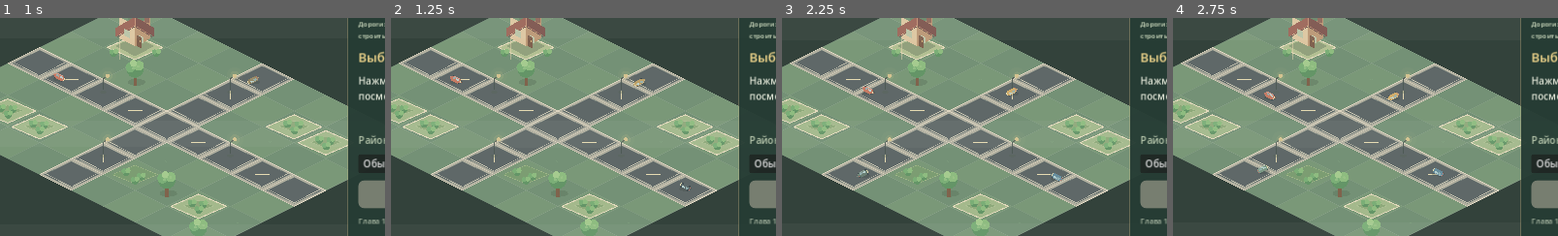
Above: before the commit, frames 1-4 (left to right).
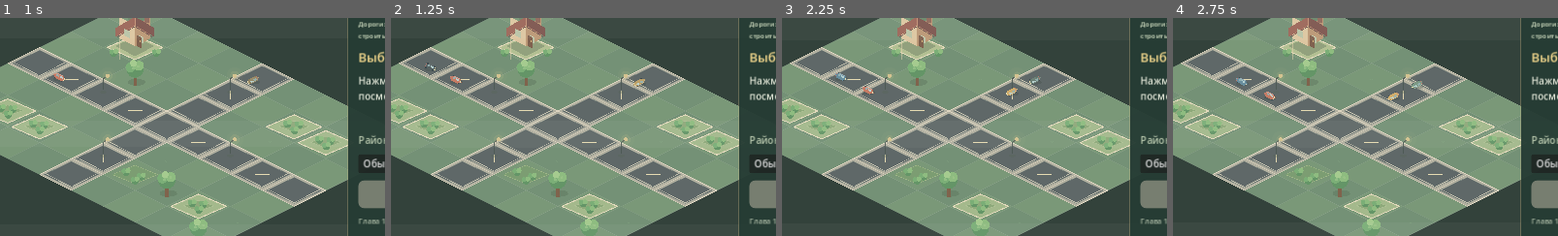
Above: after the commit, the same moments.

Repository: wellbi-creator/rayon-za-rubl
Game: Godot game, scene res://scenes/main.tscn
Two runs of this game, one before a commit and one after it. Both use one fixed random seed, a clock stepped at 60 frames per second and the inputs below.
Inputs (mouse positions are % of the whole screen's width and height, from its top left):
- Up to frame 1 (1 s): move the mouse to (72, 45) at 0.52 s; hold D from 0.53 s (still down); click (72, 45) at 0.67 s
- Up to frame 2 (1.25 s): keep holding D
- Up to frame 3 (2.25 s): release D at 1.25 s; click "ЖУРНАЛ" at 1.25 s; click "СЛУЖБЫ" at 2 s
- Up to frame 4 (2.75 s): no input
The pictures show only the part of the screen within x 28-78%, y 28-78%; the shares and areas given below are measured in that part.

Frame 1 is identical in both runs. In frame 2, less than 0.1% of the frame differs, in the area x 8-78%, y 20-80%; in frame 3, 0.2%; in frame 4, 0.3%, in the area x 16-71%, y 27-73%.

Commit message:
M5.3: make traffic follow the evolving road network (#70)
* M5.3: expose road network terminal cells

* M5.3: route traffic between live road endpoints

* M5.3: preserve initial cross traffic directions

* M5.3: record dynamic road traffic routing

* M5.3: document dynamic traffic routing

* M5.3: keep terminal route indices integer typed

Diff:
--- a/scripts/world/isometric_district_world.gd
+++ b/scripts/world/isometric_district_world.gd
@@ -74,16 +74,30 @@
 	camera.zoom = Vector2(zoom_value, zoom_value)
 	queue_redraw()
 
+func _get_demo_traffic_route(seed: int) -> Array[Vector2]:
+	var endpoints := road_path_network.get_road_endpoints()
+	var empty_route: Array[Vector2] = []
+	if endpoints.size() < 2:
+		return empty_route
+	var start_index := posmod(seed, endpoints.size())
+	var end_index := posmod(start_index + maxi(1, int(endpoints.size() / 2)), endpoints.size())
+	if endpoints.size() == 4:
+		# Keep the original horizontal and vertical showcase flows on the initial cross.
+		var starts := [1, 2, 0, 3]
+		var finishes := [2, 1, 3, 0]
+		start_index = starts[posmod(seed, 4)]
+		end_index = finishes[posmod(seed, 4)]
+	if start_index == end_index:
+		end_index = (start_index + 1) % endpoints.size()
+	return get_transport_route(endpoints[start_index], endpoints[end_index])
+
 func _initialize_demo_traffic() -> void:
-	# Showcase traffic uses the road graph only; it never changes game or save data.
-	var horizontal_route := get_transport_route(Vector2i(0, 3), Vector2i(8, 3))
-	var vertical_route := get_transport_route(Vector2i(4, 0), Vector2i(4, 6))
-	if horizontal_route.size() >= 2:
-		_add_demo_vehicle(horizontal_route, 1, 48.0, Color("#c46f55"), 7.0, 0.0, 0)
-		_add_demo_vehicle(horizontal_route, -1, 44.0, Color("#5b8497"), 7.0, 1.2, 1)
-	if vertical_route.size() >= 2:
-		_add_demo_vehicle(vertical_route, 1, 42.0, Color("#d0a85e"), 7.0, 0.6, 2)
-		_add_demo_vehicle(vertical_route, -1, 40.0, Color("#71917a"), 7.0, 1.8, 3)
+	# Vehicles travel between the current road network's terminal cells. Extending a
+	# branch moves its terminal, so traffic gradually adopts the new route on respawn.
+	_add_demo_vehicle(_get_demo_traffic_route(0), 1, 48.0, Color("#c46f55"), 7.0, 0.0, 0)
+	_add_demo_vehicle(_get_demo_traffic_route(1), -1, 44.0, Color("#5b8497"), 7.0, 1.2, 1)
+	_add_demo_vehicle(_get_demo_traffic_route(2), 1, 42.0, Color("#d0a85e"), 7.0, 0.6, 2)
+	_add_demo_vehicle(_get_demo_traffic_route(3), -1, 40.0, Color("#71917a"), 7.0, 1.8, 3)
 	_update_demo_traffic(0.0)
 
 func _add_demo_vehicle(route: Array[Vector2], direction: int, speed: float, body_color: Color, lane_offset: float, spawn_delay: float, seed: int) -> void:
@@ -143,6 +157,14 @@
 			var respawn_timer := float(vehicle.get("respawn_timer", 0.0)) - delta
 			vehicle["respawn_timer"] = respawn_timer
 			if respawn_timer <= 0.0:
+				var refreshed_route := _get_demo_traffic_route(int(vehicle.get("spawn_seed", 0)))
+				if refreshed_route.size() < 2:
+					vehicle["respawn_timer"] = 1.0
+					continue
+				route = refreshed_route
+				route_length = _get_traffic_route_length(route)
+				vehicle["route"] = route
+				vehicle["route_length"] = route_length
 				vehicle["active"] = true
 				vehicle["distance"] = 0.0 if direction > 0 else route_length
 			else:
--- a/scripts/world/road_path_network.gd
+++ b/scripts/world/road_path_network.gd
@@ -89,6 +89,13 @@
 	)
 	return cells
 
+func get_road_endpoints() -> Array[Vector2i]:
+	var endpoints: Array[Vector2i] = []
+	for cell in get_road_cells():
+		if _get_road_neighbor_count(cell) == 1:
+			endpoints.append(cell)
+	return endpoints
+
 func get_save_data() -> Dictionary:
 	var saved_cells: Array[Dictionary] = []
 	for cell in get_road_cells():
Not shown, added: docs/M5_3_DYNAMIC_TRAFFIC_ROUTING.md
Not shown, changed: docs/ROADMAP.md
